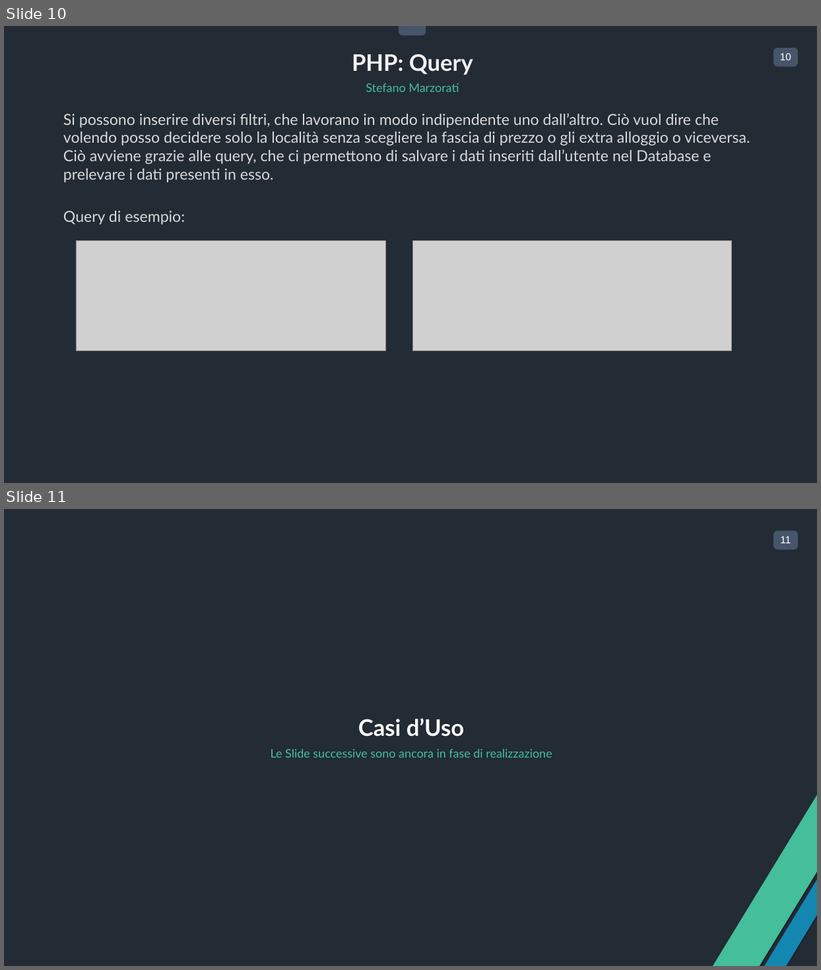
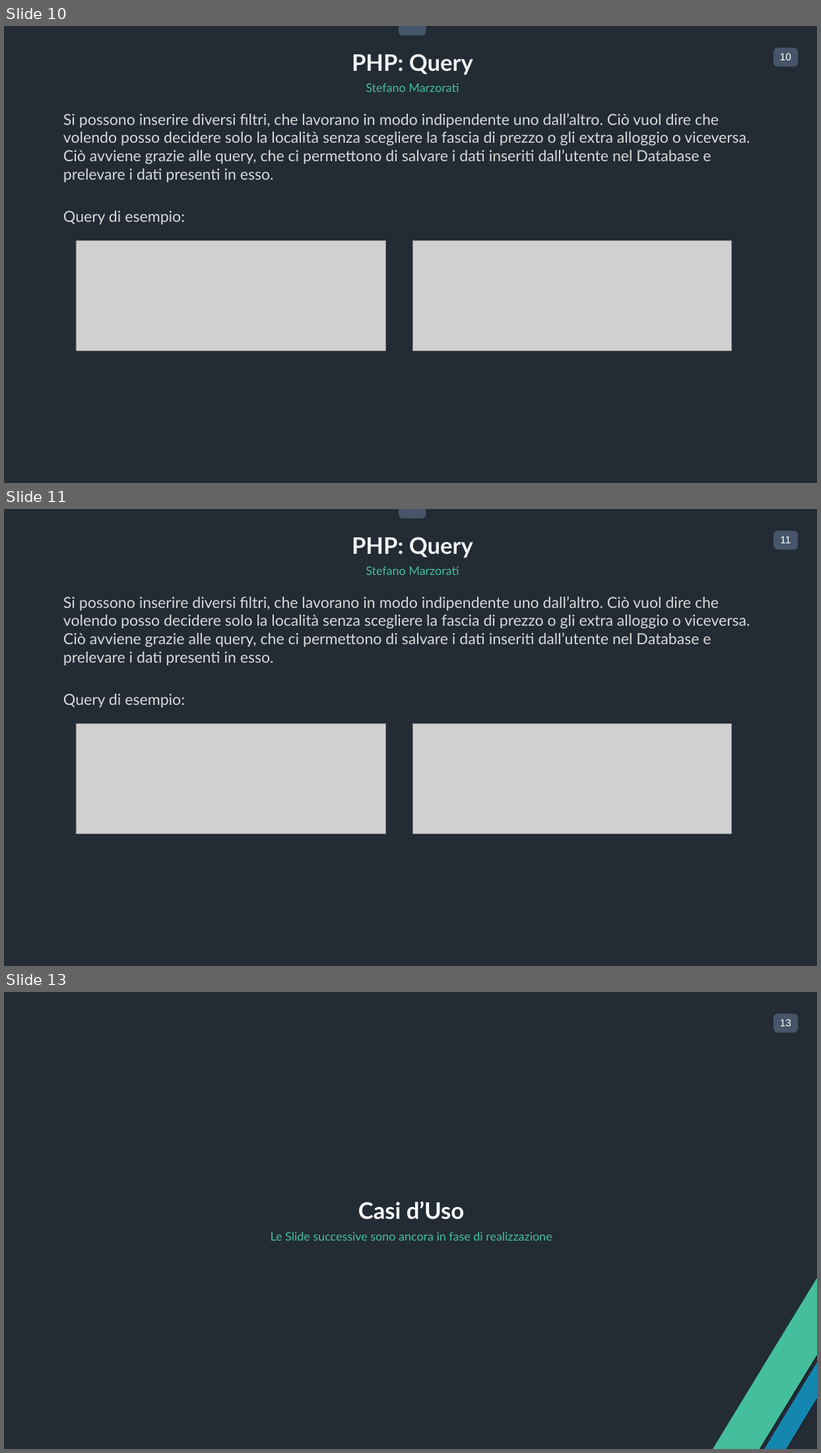
Before and after one commit to fornaroale/FastHome, a slide deck: Deliverable/Presentazione Ufficiale.pptx. Shown one above the other, each under a label of ours: slides 10 and 11 before the commit, slides 10, 11 and 13 after it; the slides between them are not shown. The pictures are 821x970 and 821x1453 pixels, drawn with LibreOffice and Linux fonts; fonts in the diff are those of the drawing; grey boxes stand for pictures. Boxes give left, top, right and bottom in pixels: in the first picture for what was removed or moved away, otherwise in the second. Text is boxed around its words. In the diff, an @@ line names an element or a change of style, - is before the commit and + after.

```diff
--- a/Deliverable/Presentazione Ufficiale.pptx
+++ b/Deliverable/Presentazione Ufficiale.pptx
@@ slide 11 added at (4,509,817,966), background #232A35; not listed: 3 template elements that a slide beside it also shows @@
@@ text added at (352,537,473,558), 54 pt, text #F2F2F2, bold @@
+PHP: Query
@@ text added at (366,566,459,575), 28 pt, text #44BE9B @@
+Stefano Marzorati
@@ text added at (63,596,750,708), 36 pt, text #D9D9D9 @@
+Si possono inserire diversi filtri, che lavorano in modo indipendente uno dall’altro. Ciò vuol dire che volendo posso decidere solo la località senza scegliere la fascia di prezzo o gli extra alloggio o viceversa. Ciò avviene grazie alle query, che ci permettono di salvare i dati inseriti dall’utente nel Database e prelevare i dati presenti in esso.
+Query di esempio:
@@ picture added at (76,723,385,834) @@
@@ picture added at (413,723,732,834) @@
@@ what was slide 11 is now slide 13 @@
@@ page number at (780,1019,791,1026): text changed @@
-11
+13
```
Also in this commit, not shown: 3 slides changed, 1 other slide added.
